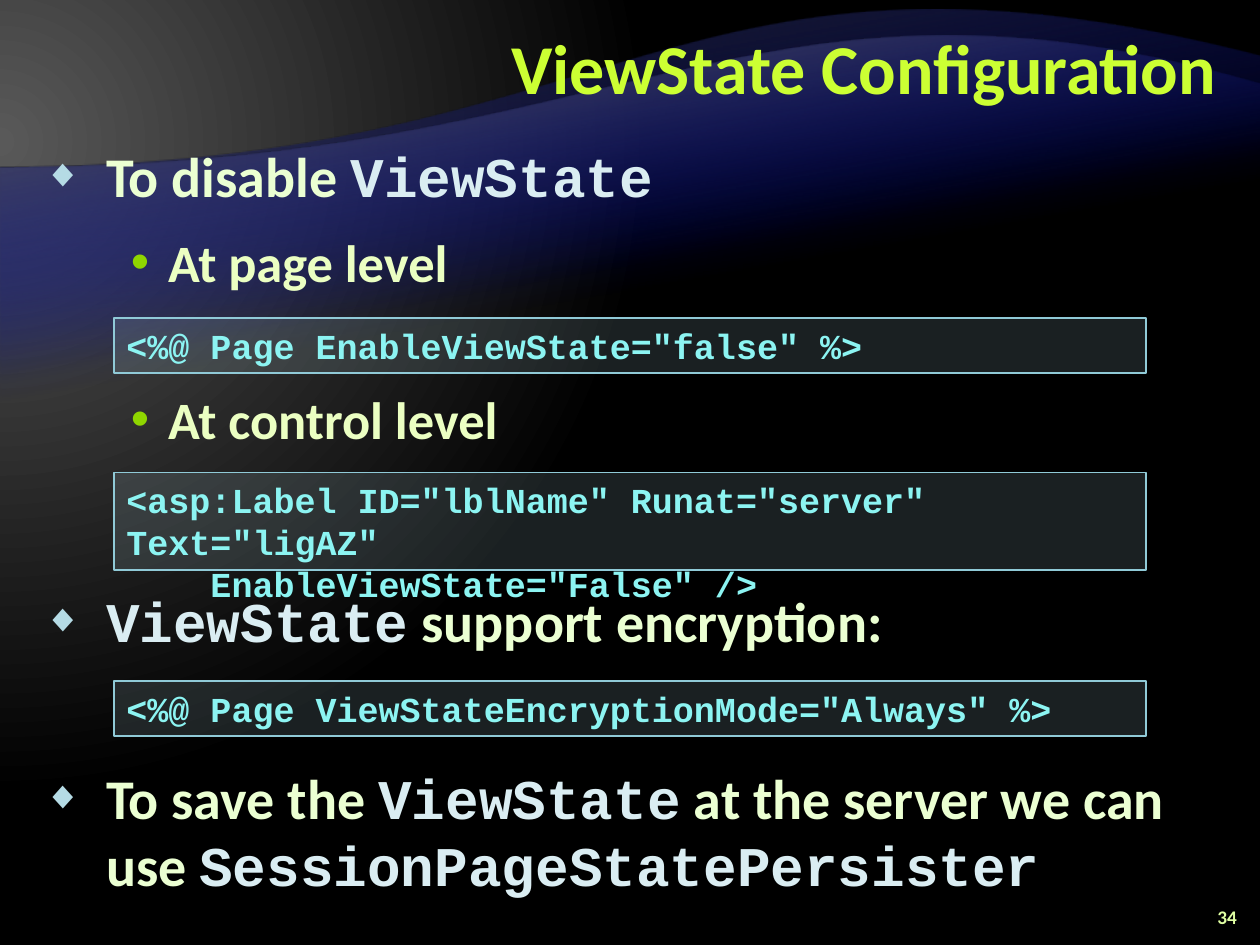
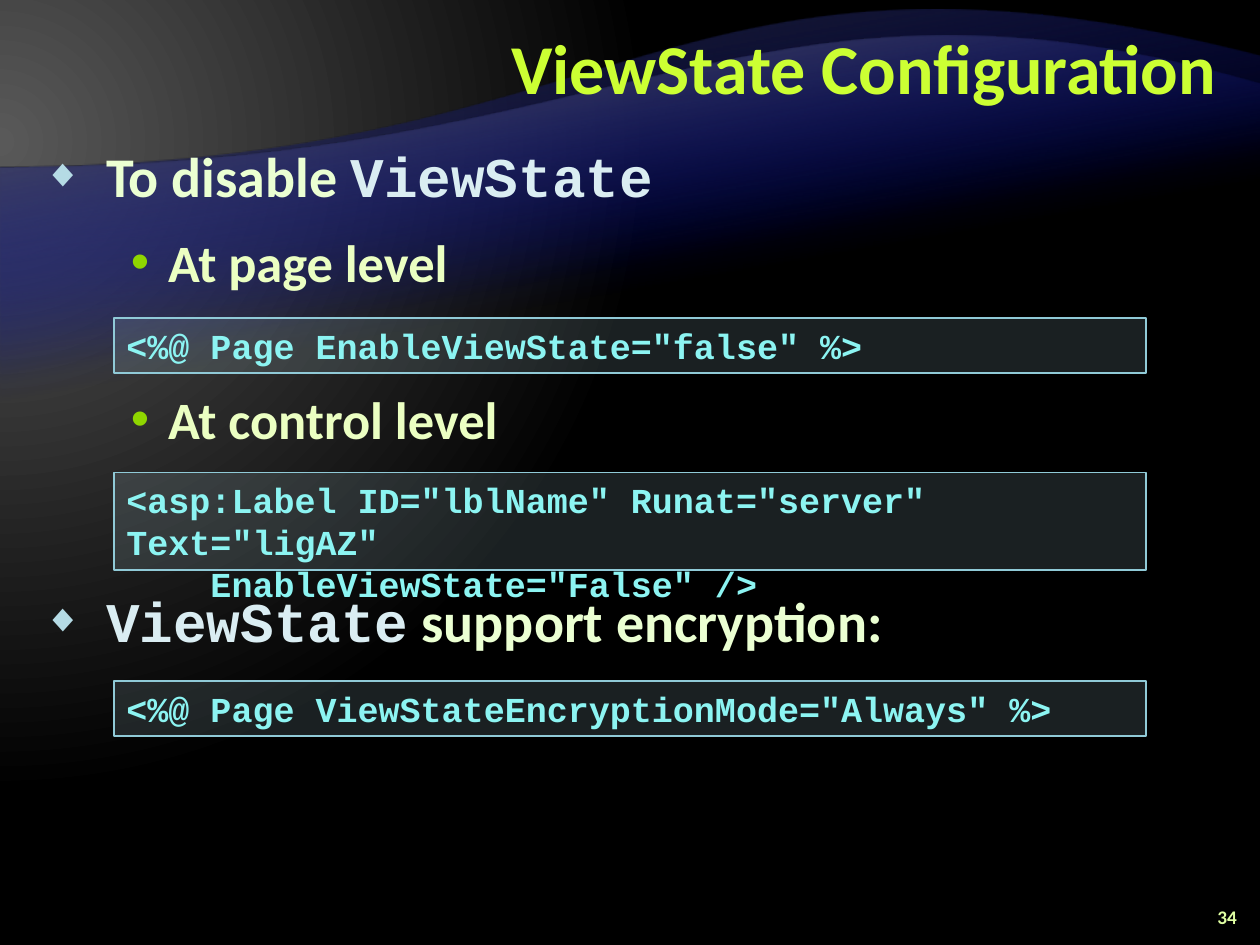
Before and after one commit to Graveheart/aspnetcourse, a slide deck: slide 34 of 2010/lectures/10. ASP.NET-State-Management.pptx. Drawn at 1260x945 pixels with LibreOffice and Linux fonts; fonts in the diff are those of the drawing; background and template pictures are left out. Boxes give left, top, right and bottom in pixels: in the first picture for what was removed or moved away, otherwise in the second. Text is boxed around its words. In the diff, an @@ line names an element or a change of style, - is before the commit and + after.

```diff
--- a/2010/lectures/10. ASP.NET-State-Management.pptx
+++ b/2010/lectures/10. ASP.NET-State-Management.pptx
@@ text at (106, 779, 1164, 898): paragraph removed @@
-◆ To save the ViewState at the server we can use SessionPageStatePersister
```
Also in this commit, not shown: 1 other slide changed.
